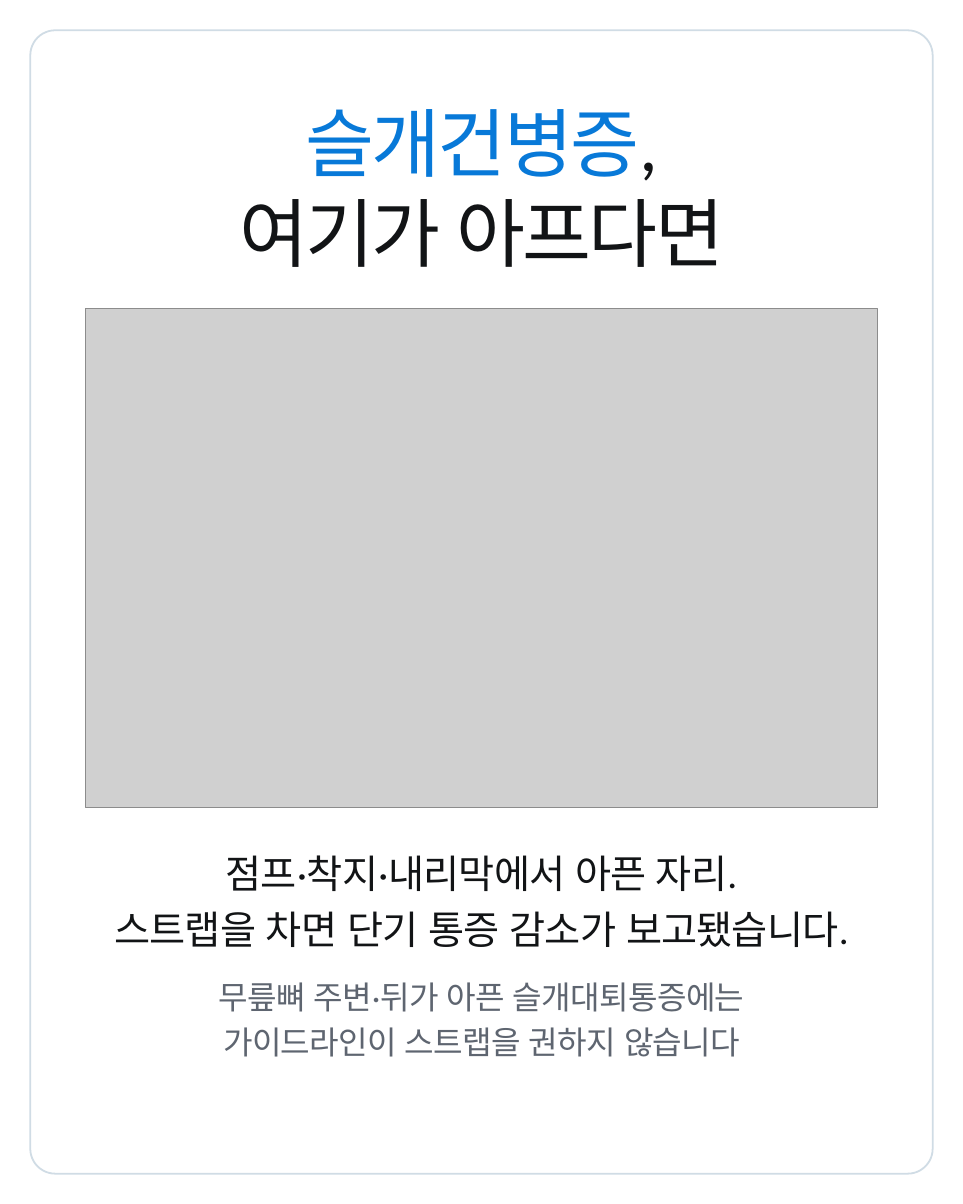
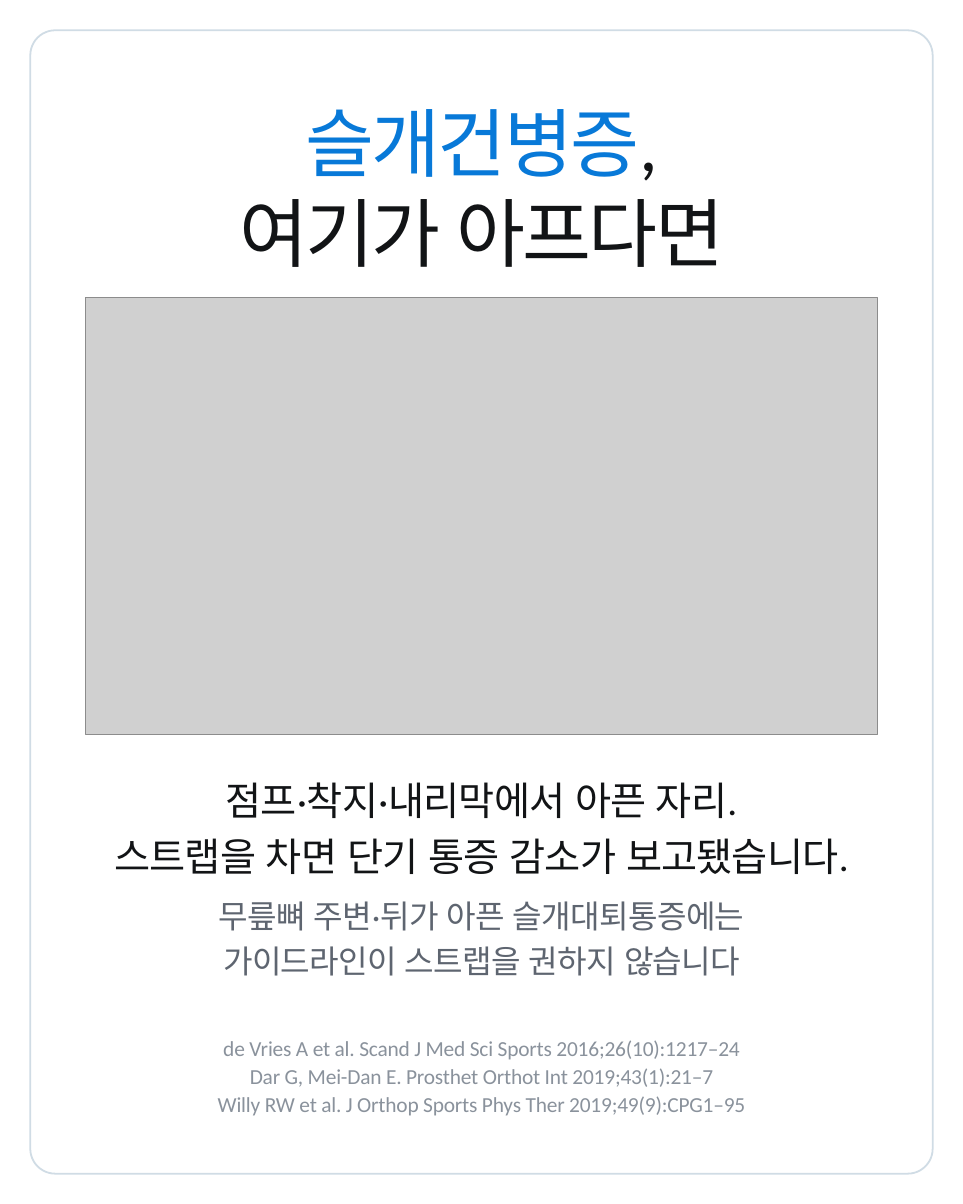
Before and after one commit to js920915-cyber/New-box, a slide deck: slide 6 of content/patellar-strap-runners/adobe-express/patellar-strap-runners-express.pptx. Drawn at 963x1204 pixels with LibreOffice and Linux fonts; fonts in the diff are those of the drawing; grey boxes stand for pictures. Boxes give left, top, right and bottom in pixels: in the first picture for what was removed or moved away, otherwise in the second. Text is boxed around its words. In the diff, an @@ line names an element or a change of style, - is before the commit and + after.

```diff
--- a/content/patellar-strap-runners/adobe-express/patellar-strap-runners-express.pptx
+++ b/content/patellar-strap-runners/adobe-express/patellar-strap-runners-express.pptx
@@ picture resized from (x1=86, y1=308, x2=877, y2=807) to (x1=86, y1=297, x2=877, y2=734) @@
@@ text "점프·착지·내리막에서 아픈 자리." moved from (x1=226, y1=855, x2=737, y2=891) to (x1=226, y1=782, x2=737, y2=818) @@
@@ text "스트랩을 차면 단기 통증 감소가 ..." moved from (x1=114, y1=911, x2=849, y2=947) to (x1=114, y1=838, x2=849, y2=874) @@
@@ text "무릎뼈 주변·뒤가 아픈 슬개대퇴통증에는" moved from (x1=219, y1=982, x2=745, y2=1012) to (x1=219, y1=901, x2=745, y2=931) @@
@@ text "가이드라인이 스트랩을 권하지 않습니다" moved from (x1=223, y1=1027, x2=740, y2=1057) to (x1=223, y1=946, x2=740, y2=976) @@
@@ text added at (x1=223, y1=1040, x2=739, y2=1060), 18 pt, text #8A929C @@
+de Vries A et al. Scand J Med Sci Sports 2016;26(10):1217–24
@@ text added at (x1=250, y1=1068, x2=713, y2=1087), 18 pt, text #8A929C @@
+Dar G, Mei-Dan E. Prosthet Orthot Int 2019;43(1):21–7
@@ text added at (x1=218, y1=1096, x2=745, y2=1116), 18 pt, text #8A929C @@
+Willy RW et al. J Orthop Sports Phys Ther 2019;49(9):CPG1–95
```
Also in this commit, not shown: 5 other slides changed, 41 other files.
